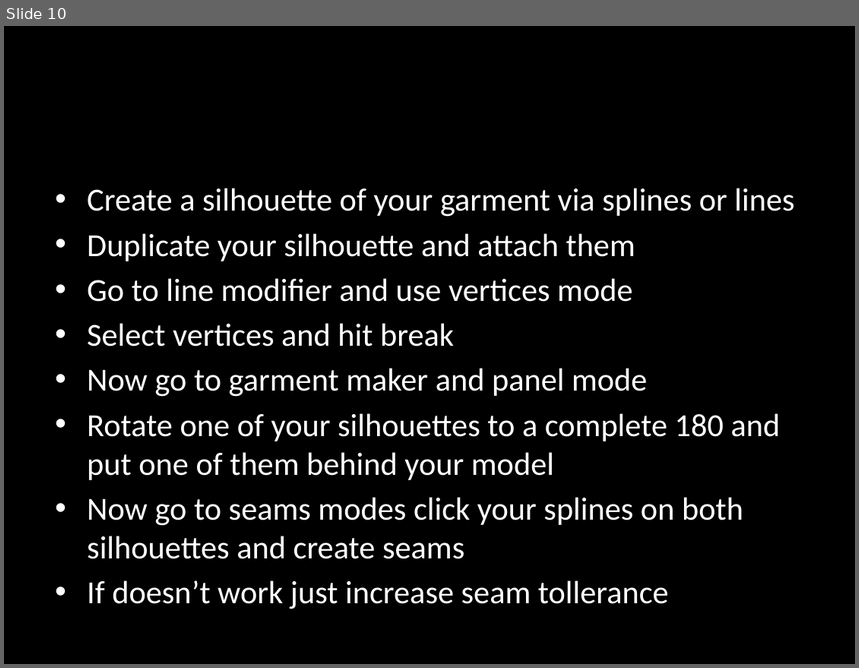
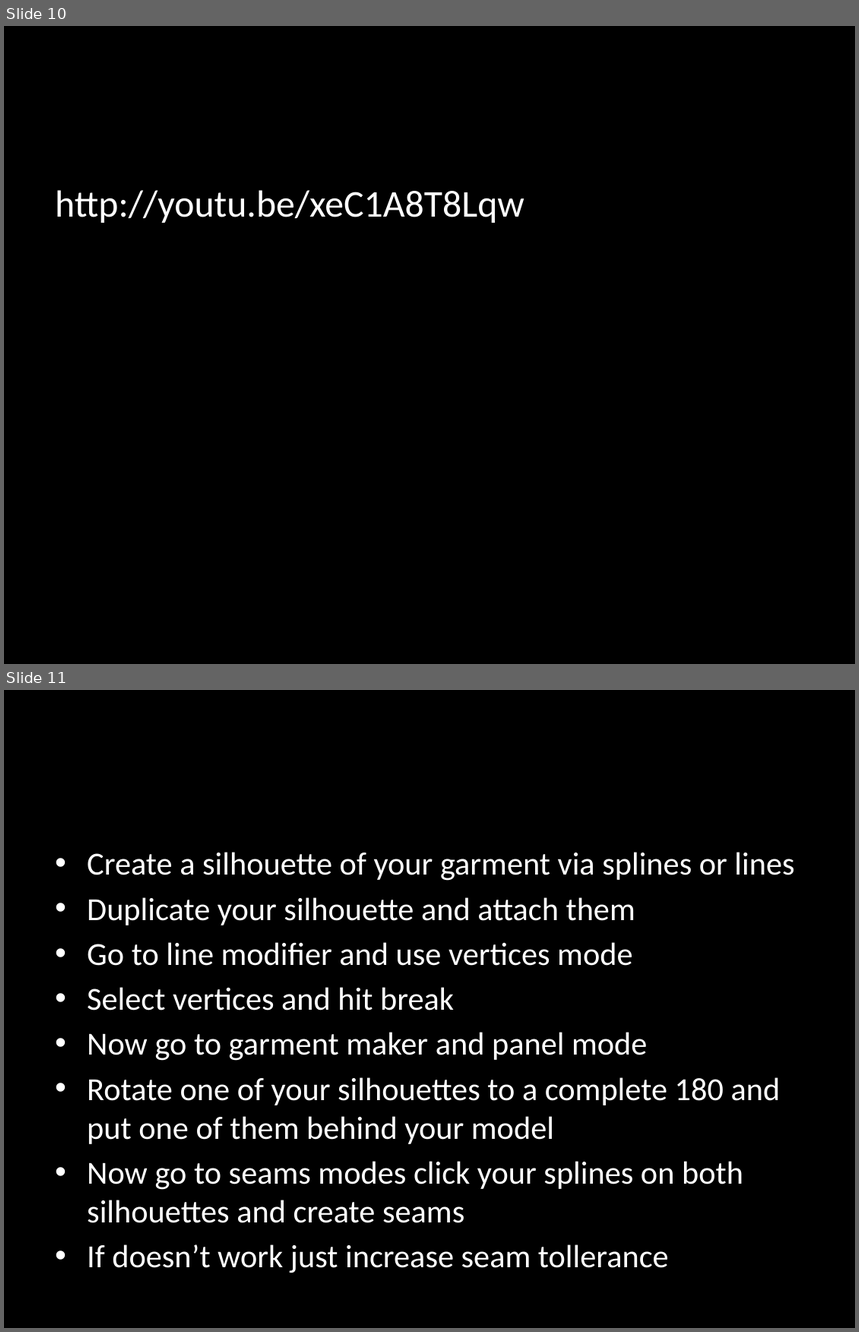
Before and after one commit to diego04/3ds-max-cloth-presentation, a slide deck: Cloth Presentation; not finished.pptx. Shown one above the other, each under a label of ours: slide 10 before the commit, slides 10 and 11 after it. The pictures are 859x668 and 859x1332 pixels, drawn with LibreOffice and Linux fonts; fonts in the diff are those of the drawing. Boxes give left, top, right and bottom in pixels: in the first picture for what was removed or moved away, otherwise in the second. Text is boxed around its words. In the diff, an @@ line names an element or a change of style, - is before the commit and + after.

```diff
--- a/Cloth Presentation; not finished.pptx
+++ b/Cloth Presentation; not finished.pptx
@@ slide 10 added at <box>4,26,855,664</box>, background #000000 @@
@@ text added at <box>55,190,525,223</box>, 32 pt, text #FFFFFF @@
+http://youtu.be/xeC1A8T8Lqw
@@ what was slide 10 is now slide 11 @@
```
Also in this commit, not shown: 1 other slide added.
